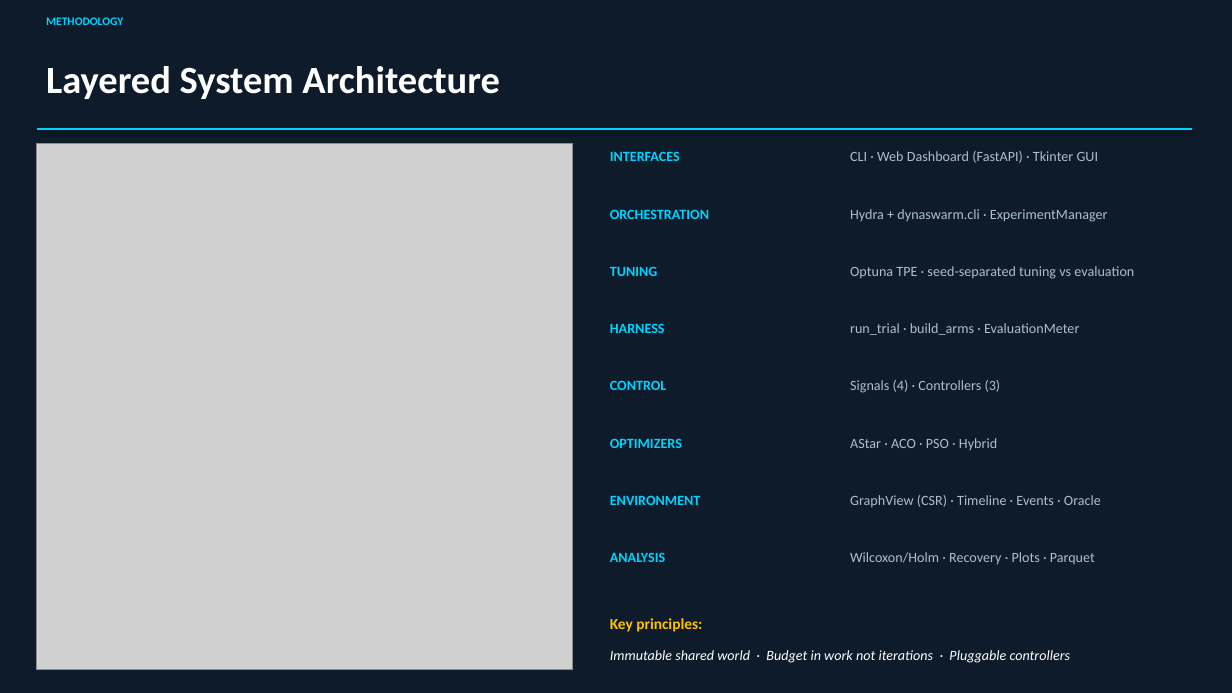
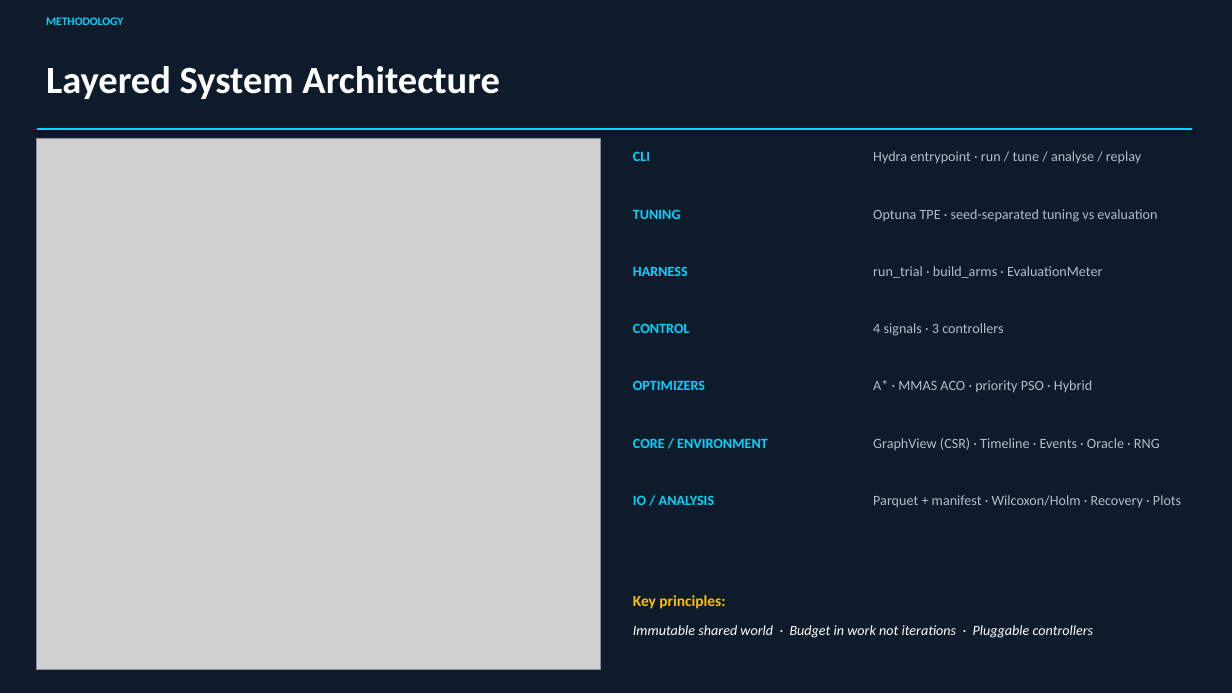
Before and after one commit to VaibhavBansal05/Dynaswarm, a slide deck: slide 12 of dynaswarm_presentation.pptx. Drawn at 1232x693 pixels with LibreOffice and Linux fonts; fonts in the diff are those of the drawing; grey boxes stand for pictures. Boxes give left, top, right and bottom in pixels: in the first picture for what was removed or moved away, otherwise in the second. Text is boxed around its words. In the diff, an @@ line names an element or a change of style, - is before the commit and + after.

```diff
--- a/dynaswarm_presentation.pptx
+++ b/dynaswarm_presentation.pptx
@@ picture: place and size @@
-picture at box(37, 143, 573, 670)
+picture at box(37, 139, 601, 670)
@@ text at box(633, 151, 650, 161): text changed @@
-INTERFACES
+CLI
@@ text at box(873, 151, 1141, 163): text changed @@
-CLI · Web Dashboard (FastAPI) · Tkinter GUI
+Hydra entrypoint · run / tune / analyse / replay
@@ text removed at box(610, 209, 709, 219) @@
-ORCHESTRATION
@@ text "TUNING": place and size @@
-text "TUNING" at box(610, 266, 658, 276)
+text "TUNING" at box(633, 209, 681, 219)
@@ text removed at box(850, 209, 1108, 222) @@
-Hydra + dynaswarm.cli · ExperimentManager
@@ text "Optuna TPE · seed-separated tuning ...": place and size @@
-text "Optuna TPE · seed-separated tuning ..." at box(850, 266, 1134, 279)
+text "Optuna TPE · seed-separated tuning ..." at box(873, 209, 1157, 222)
@@ text "HARNESS": place and size @@
-text "HARNESS" at box(610, 323, 665, 333)
+text "HARNESS" at box(633, 266, 688, 276)
@@ text "run_trial · build_arms · EvaluationMeter": place and size @@
-text "run_trial · build_arms · EvaluationMeter" at box(850, 323, 1079, 335)
+text "run_trial · build_arms · EvaluationMeter" at box(873, 266, 1102, 278)
@@ text "CONTROL": place and size @@
-text "CONTROL" at box(610, 380, 667, 390)
+text "CONTROL" at box(633, 323, 690, 333)
@@ text at box(873, 323, 1003, 336): text changed @@
-Signals (4) · Controllers (3)
+4 signals · 3 controllers
@@ text "OPTIMIZERS": place and size @@
-text "OPTIMIZERS" at box(610, 438, 682, 448)
+text "OPTIMIZERS" at box(633, 380, 705, 390)
@@ text at box(873, 380, 1092, 392): text changed @@
-AStar · ACO · PSO · Hybrid
+A* · MMAS ACO · priority PSO · Hybrid
@@ text at box(633, 438, 768, 448): text changed @@
-ENVIRONMENT
+CORE / ENVIRONMENT
@@ text at box(873, 438, 1160, 450): text changed @@
-GraphView (CSR) · Timeline · Events · Oracle
+GraphView (CSR) · Timeline · Events · Oracle · RNG
@@ text at box(633, 495, 714, 505): text changed @@
-ANALYSIS
+IO / ANALYSIS
@@ text at box(873, 495, 1181, 507): text changed @@
-Wilcoxon/Holm · Recovery · Plots · Parquet
+Parquet + manifest · Wilcoxon/Holm · Recovery · Plots
@@ text "Key principles:": place and size @@
-text "Key principles:" at box(610, 618, 702, 632)
+text "Key principles:" at box(633, 595, 725, 609)
@@ text "Immutable shared world · Budget ...": place and size @@
-text "Immutable shared world · Budget ..." at box(610, 650, 1071, 663)
+text "Immutable shared world · Budget ..." at box(633, 625, 1094, 638)
```
Also in this commit, not shown: 14 other slides changed, 4 slides added, 2 slides removed, 6 other files.
